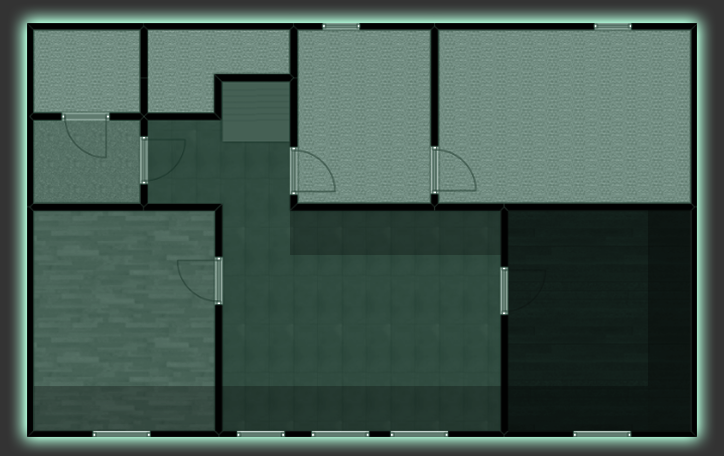
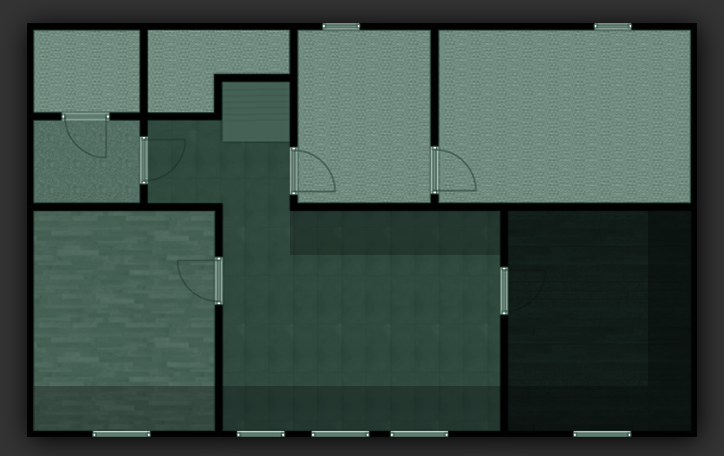
Layers edited between the first and the second 724 × 456 image:
pixels changed over [7, 3, 721, 456] (layer not identified)
